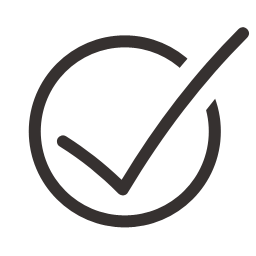
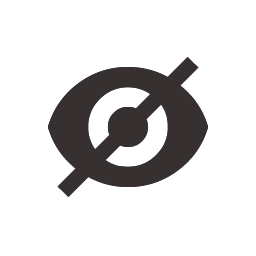
The second 256 × 256 image is a revision of the first. Changes to its layers:
added group "hidden" with 1 layers above "visible" over [48, 57, 208, 197]
added layer "V" in group "hidden" over [48, 57, 208, 197]
added group "visible" with 1 layers above "discuss" over [48, 67, 208, 187]
added layer "U" in group "visible" over [48, 67, 208, 187]
hid group "radio_selected" (2 layers) over [28, 27, 250, 228]
